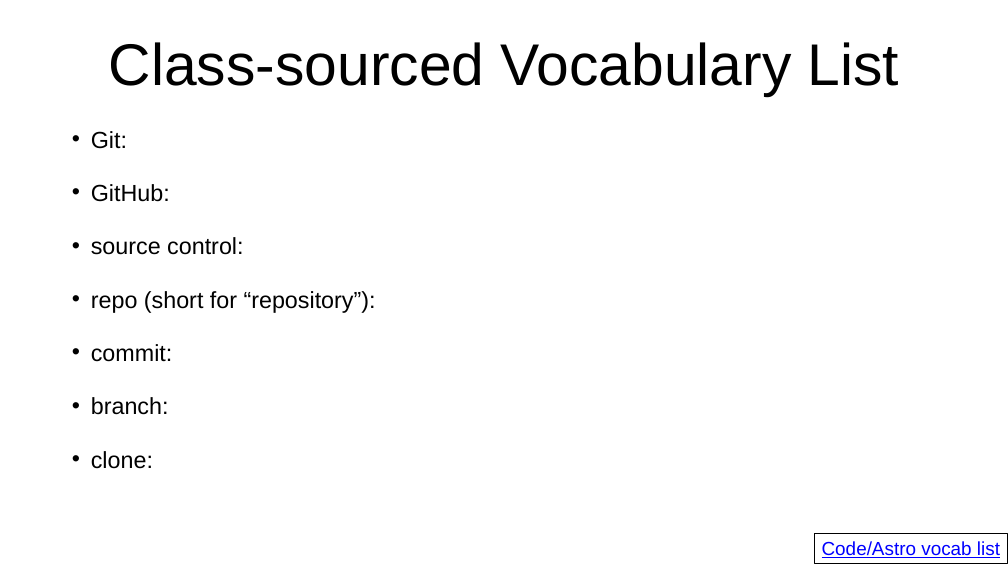
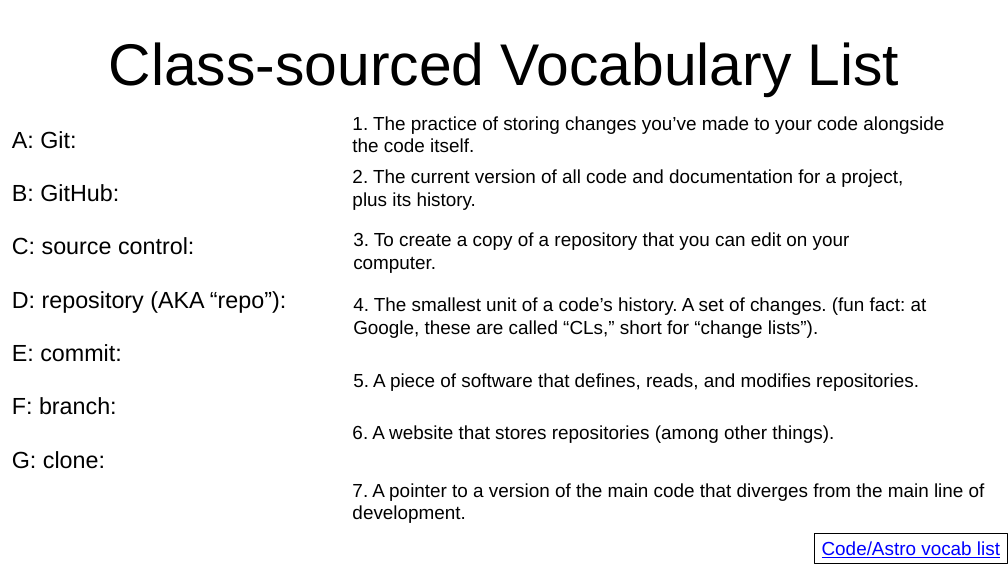
Before and after one commit to semaphoreP/codeastro, a slide deck: slide 3 of Day1/gitflow.pptx (slide 14 before the commit). Drawn at 1008x567 pixels with LibreOffice and Linux fonts; fonts in the diff are those of the drawing. Boxes give left, top, right and bottom in pixels: in the first picture for what was removed or moved away, otherwise in the second. Text is boxed around its words. In the diff, an @@ line names an element or a change of style, - is before the commit and + after.

```diff
--- a/Day1/gitflow.pptx
+++ b/Day1/gitflow.pptx
@@ text added at <box>352,116,944,153</box>, 36 pt, text #000000 @@
+1. The practice of storing changes you’ve made to your code alongside the code itself.
@@ text at <box>12,131,286,469</box>: text changed @@
-• Git:
-• GitHub:
-• source control:
-• repo (short for “repository”):
-• commit:
-• branch:
-• clone:
+A: Git:
+B: GitHub:
+C: source control:
+D: repository (AKA “repo”):
+E: commit:
+F: branch:
+G: clone:
@@ text added at <box>352,169,903,210</box>, 36 pt, text #000000 @@
+2. The current version of all code and documentation for a project, plus its history.
@@ text added at <box>353,232,850,273</box>, 36 pt, text #000000 @@
+3. To create a copy of a repository that you can edit on your computer.
@@ text added at <box>353,297,927,338</box>, 36 pt, text #000000 @@
+4. The smallest unit of a code’s history. A set of changes. (fun fact: at Google, these are called “CLs,” short for “change lists”).
@@ text added at <box>353,373,919,391</box>, 36 pt, text #000000 @@
+5. A piece of software that defines, reads, and modifies repositories.
@@ text added at <box>352,425,834,443</box>, 36 pt, text #000000 @@
+6. A website that stores repositories (among other things).
@@ text added at <box>352,483,985,523</box>, 36 pt, text #000000 @@
+7. A pointer to a version of the main code that diverges from the main line of development.
```
Also in this commit, not shown: 1 other slide changed, 1 slide added.
